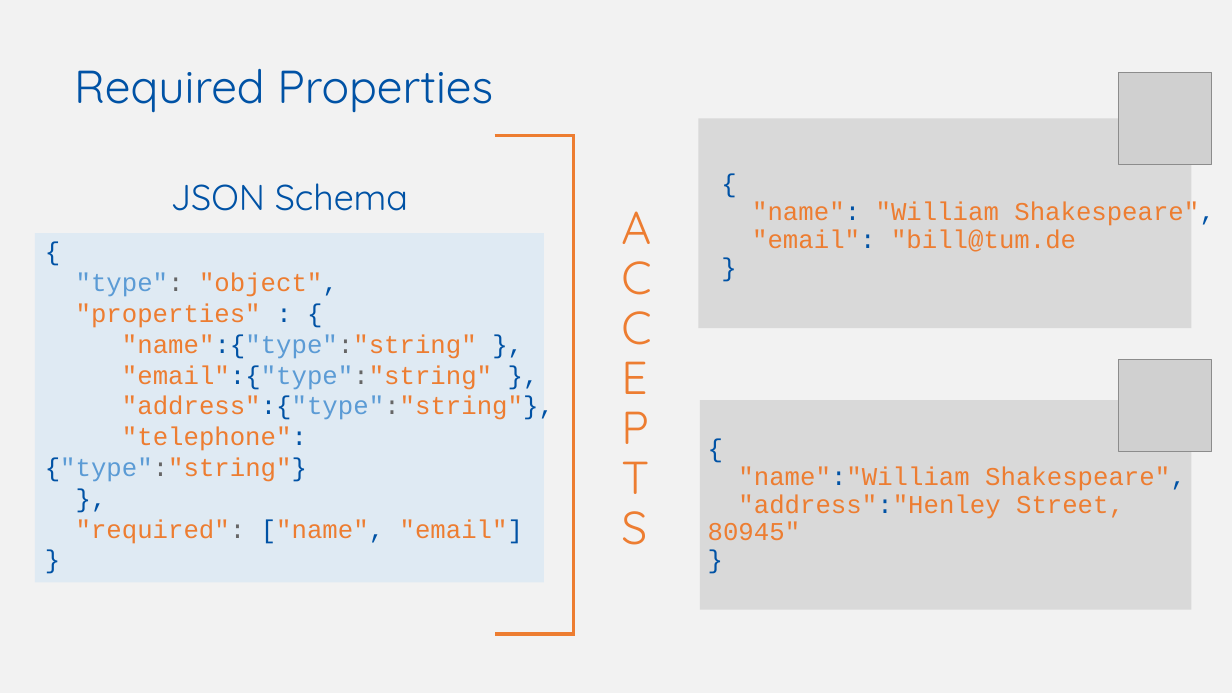
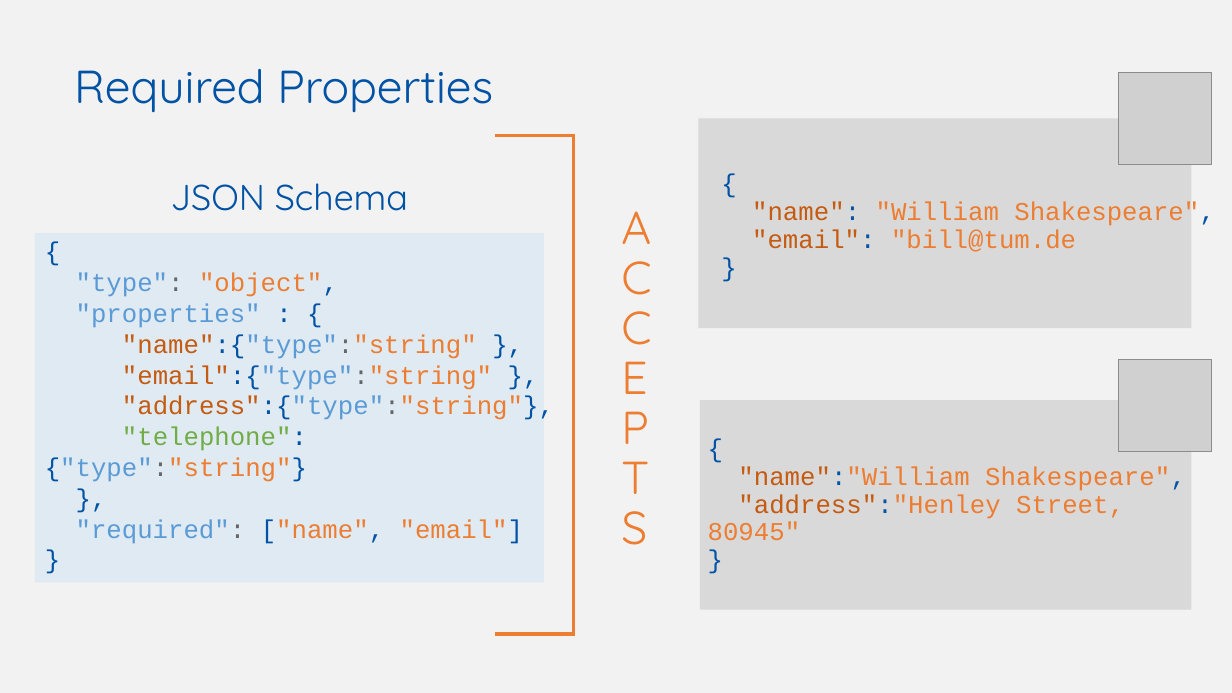
Before and after one commit to w3c/wot-cg, a slide deck: slide 15 of Tutorials/whatiswot/6-JSON_Schema_in_Practice/6-JSON_Schema_in_Practice.pptx. Drawn at 1232x693 pixels with LibreOffice and Linux fonts; fonts in the diff are those of the drawing; grey boxes stand for pictures. Boxes give left, top, right and bottom in pixels: in the first picture for what was removed or moved away, otherwise in the second. Text is boxed around its words. In the diff, an @@ line names an element or a change of style, - is before the commit and + after.

```diff
--- a/Tutorials/whatiswot/6-JSON_Schema_in_Practice/6-JSON_Schema_in_Practice.pptx
+++ b/Tutorials/whatiswot/6-JSON_Schema_in_Practice/6-JSON_Schema_in_Practice.pptx
@@ text at box(752, 201, 1215, 252): text colour #ED7D31 to #C55A11 in ""name":", ""email":" @@
@@ text at box(45, 303, 554, 544): text colour #ED7D31 to #5B9BD5 in ""properties"", ""required":"; text colour #ED7D31 to #C55A11 in ""name":{"type":"string"", ""email":{"type":"string"", ""address":{"type":"string"},"; text colour #ED7D31 to #70AD47 in ""telephone":{"type":"string"}" @@
@@ text at box(708, 466, 1186, 540): text colour #ED7D31 to #C55A11 in ""name":"William", ""address":"Henley" @@
```
Also in this commit, not shown: 12 other slides changed.
